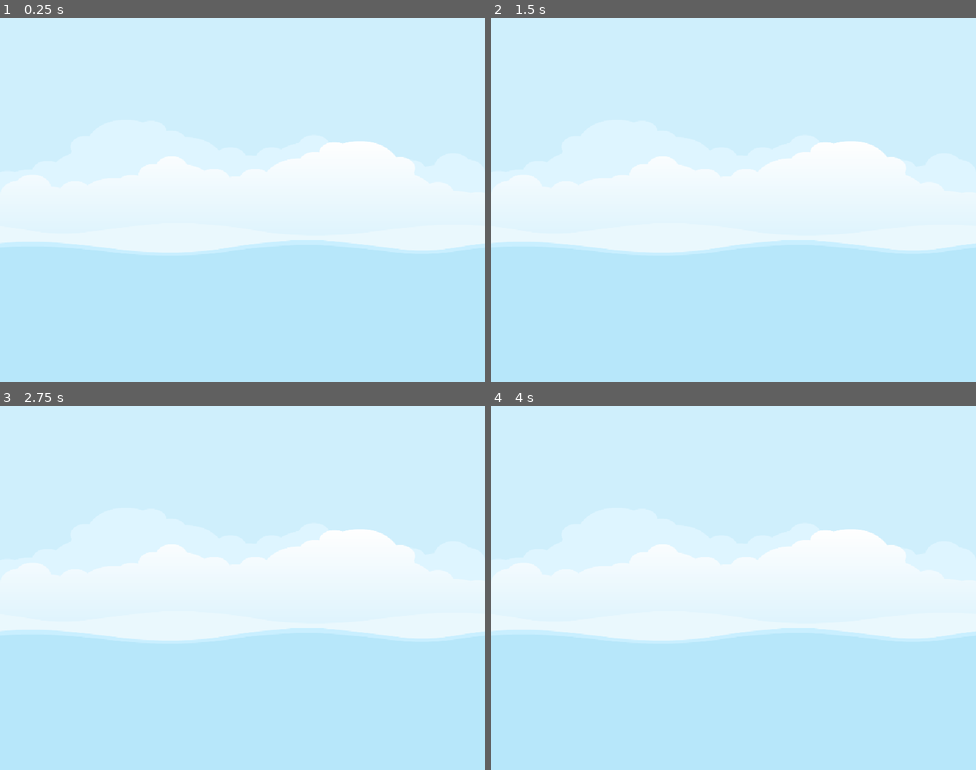
Above: before the commit, frames 1-4 (two rows, left to right).
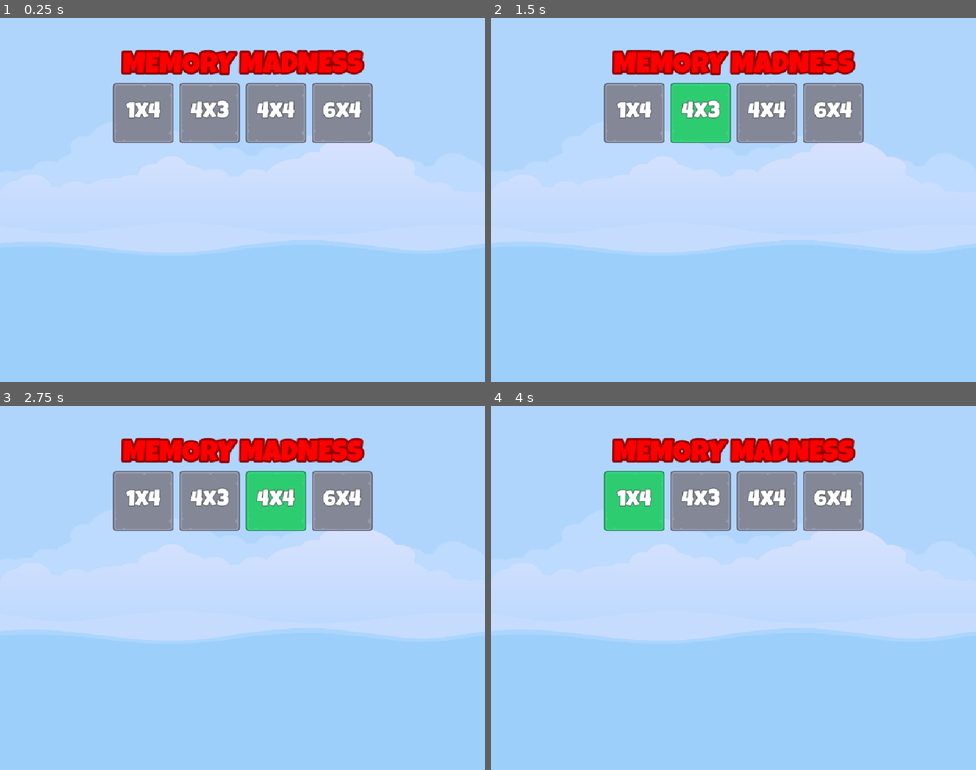
Above: after the commit, the same moments.

Repository: zserzzzz/memory--game
Game: Godot game, scene res://Scenes/Master/master.tscn
Two runs of this game, one before a commit and one after it. Both use one fixed random seed, a clock stepped at 60 frames per second and the inputs below.
Inputs (mouse positions are in pixels of both pictures, inside the frame that each line leads up to):
- Up to frame 1 (0.25 s): no input
- Up to frame 2 (1.5 s): click (631, 112) at 0.5 s, where only the run after the commit has a clickable "1x4"; click (699, 112) at 1.25 s, where only the run after the commit has a clickable "4x3"
- Up to frame 3 (2.75 s): click (276, 500) at 2 s, where only the run after the commit has a clickable "4x4"
- Up to frame 4 (4 s): click (835, 500) at 2.75 s, where only the run after the commit has a clickable "6x4"; click (631, 500) at 3.5 s, where only the run after the commit has a clickable "1x4"

The runs differ from the first frame. In frame 1, 100% of the frame differs, in the area x 0-100%, y 0-100%; in frame 2, 100%; in frame 3, 100%; in frame 4, 100%.

Commit message:
quick commit
some stuff

Diff:
--- a/Classes/LevelDataSelector.gd
+++ b/Classes/LevelDataSelector.gd
@@ -3,3 +3,7 @@
 class_name LevelDataSelector
 
 const LEVELS_DATA: LevelsDataResource = preload("res://Resources/levels_data.tres")
+
+
+static func get_level_setting(level: int) -> LevelSettingResource:
+	return LEVELS_DATA.get_level_data(level)
--- /dev/null
+++ b/Scenes/LevelButton/level_button.tscn
@@ -0,0 +1,51 @@
+[gd_scene load_steps=7 format=3 uid="uid://bvs2unqtpdgbq"]
+
+[ext_resource type="Texture2D" uid="uid://2o63k8msk1fd" path="res://assets/ui/level_select_frame_128.png" id="1_2b86x"]
+[ext_resource type="Texture2D" uid="uid://ba6mebh1ldavi" path="res://assets/ui/level_select_frame_hover_128.png" id="2_6j25p"]
+[ext_resource type="Texture2D" uid="uid://d126dgyhl84tt" path="res://assets/ui/level_select_frame_select_128.png" id="3_f7y0e"]
+[ext_resource type="Script" uid="uid://ljx4y1ltj7og" path="res://Scripts/LevelButton/level_button.gd" id="4_6j25p"]
+[ext_resource type="FontFile" uid="uid://byglf6x622oef" path="res://assets/fonts/LuckiestGuy-Regular.ttf" id="4_wwoil"]
+
+[sub_resource type="LabelSettings" id="LabelSettings_4dypi"]
+font = ExtResource("4_wwoil")
+font_size = 48
+outline_size = 4
+outline_color = Color(0.233925, 0.233925, 0.233925, 1)
+
+[node name="LevelButton" type="TextureButton"]
+anchors_preset = 8
+anchor_left = 0.5
+anchor_top = 0.5
+anchor_right = 0.5
+anchor_bottom = 0.5
+offset_left = -20.0
+offset_top = -20.0
+offset_right = 20.0
+offset_bottom = 20.0
+grow_horizontal = 2
+grow_vertical = 2
+button_mask = 7
+texture_normal = ExtResource("1_2b86x")
+texture_pressed = ExtResource("2_6j25p")
+texture_hover = ExtResource("3_f7y0e")
+script = ExtResource("4_6j25p")
+
+[node name="Label" type="Label" parent="."]
+layout_mode = 1
+anchors_preset = 8
+anchor_left = 0.5
+anchor_top = 0.5
+anchor_right = 0.5
+anchor_bottom = 0.5
+offset_left = -20.0
+offset_top = -11.5
+offset_right = 20.0
+offset_bottom = 11.5
+grow_horizontal = 2
+grow_vertical = 2
+text = "0x0"
+label_settings = SubResource("LabelSettings_4dypi")
+horizontal_alignment = 1
+vertical_alignment = 1
+
+[node name="AudioStreamPlayer" type="AudioStreamPlayer" parent="."]
--- /dev/null
+++ b/Scenes/Main/main.tscn
@@ -0,0 +1,71 @@
+[gd_scene load_steps=3 format=3 uid="uid://741hnf0mo338"]
+
+[ext_resource type="LabelSettings" uid="uid://eq8is8e1nxap" path="res://assets/Styles/red_big_shadow.tres" id="1_1r6ip"]
+[ext_resource type="PackedScene" uid="uid://bvs2unqtpdgbq" path="res://Scenes/LevelButton/level_button.tscn" id="2_lixft"]
+
+[node name="MAIN" type="Control"]
+layout_mode = 3
+anchors_preset = 15
+anchor_right = 1.0
+anchor_bottom = 1.0
+grow_horizontal = 2
+grow_vertical = 2
+
+[node name="ColorRect" type="ColorRect" parent="."]
+layout_mode = 1
+anchors_preset = 15
+anchor_right = 1.0
+anchor_bottom = 1.0
+grow_horizontal = 2
+grow_vertical = 2
+color = Color(0.141043, 0.37143, 1, 0.180392)
+
+[node name="VB" type="VBoxContainer" parent="."]
+layout_mode = 1
+anchors_preset = 15
+anchor_right = 1.0
+anchor_bottom = 1.0
+grow_horizontal = 2
+grow_vertical = 2
+
+[node name="Label" type="Label" parent="VB"]
+layout_mode = 2
+size_flags_horizontal = 4
+size_flags_vertical = 0
+text = "
+MEMORY MADNESS"
+label_settings = ExtResource("1_1r6ip")
+
+[node name="ButtonsHB" type="HBoxContainer" parent="VB"]
+layout_mode = 2
+size_flags_horizontal = 4
+size_flags_vertical = 4
+theme_override_constants/separation = 12
+
+[node name="LevelButton" parent="VB/ButtonsHB" instance=ExtResource("2_lixft")]
+layout_mode = 2
+size_flags_horizontal = 4
+size_flags_vertical = 0
+
+[node name="LevelButton2" parent="VB/ButtonsHB" instance=ExtResource("2_lixft")]
+layout_mode = 2
+size_flags_horizontal = 4
+size_flags_vertical = 0
+level_number = 2
+
+[node name="LevelButton3" parent="VB/ButtonsHB" instance=ExtResource("2_lixft")]
+layout_mode = 2
+size_flags_horizontal = 4
+size_flags_vertical = 0
+level_number = 3
+
+[node name="LevelButton4" parent="VB/ButtonsHB" instance=ExtResource("2_lixft")]
+layout_mode = 2
+size_flags_horizontal = 4
+size_flags_vertical = 0
+level_number = 4
+
+[node name="SpritesHB" type="HBoxContainer" parent="VB"]
+layout_mode = 2
+size_flags_horizontal = 4
+size_flags_vertical = 4
--- a/Scenes/Master/master.tscn
+++ b/Scenes/Master/master.tscn
@@ -1,6 +1,8 @@
-[gd_scene load_steps=2 format=3 uid="uid://cpbp42f64vj76"]
+[gd_scene load_steps=4 format=3 uid="uid://cpbp42f64vj76"]
 
 [ext_resource type="Texture2D" uid="uid://c1y4g2gdrvnyp" path="res://assets/images/backgroundEmpty.png" id="1_w1n7p"]
+[ext_resource type="AudioStream" uid="uid://x7iychib6aj5" path="res://assets/sounds/bgm_action_3.mp3" id="2_a4gx0"]
+[ext_resource type="PackedScene" uid="uid://741hnf0mo338" path="res://Scenes/Main/main.tscn" id="3_vq23j"]
 
 [node name="Master" type="Control"]
 layout_mode = 3
@@ -21,3 +23,9 @@
 expand_mode = 1
 
 [node name="Music" type="AudioStreamPlayer" parent="."]
+stream = ExtResource("2_a4gx0")
+volume_db = -8.845
+autoplay = true
+
+[node name="MAIN" parent="." instance=ExtResource("3_vq23j")]
+layout_mode = 1
--- /dev/null
+++ b/Scripts/LevelButton/level_button.gd
@@ -0,0 +1,17 @@
+extends TextureButton
+
+
+@export var level_number: int = 1
+@onready var label: Label = $Label
+
+# Called when the node enters the scene tree for the first time.
+func _ready() -> void:
+	var ls: LevelSettingResource = LevelDataSelector.get_level_setting(level_number)
+	if ls == null:
+		queue_free()
+	else:
+		label.text = "%dx%d" % [ls._get_cols(),ls._get_rows()]
+
+# Called every frame. 'delta' is the elapsed time since the previous frame.
+func _process(delta: float) -> void:
+	pass
--- /dev/null
+++ b/assets/Styles/red_big_shadow.tres
@@ -0,0 +1,12 @@
+[gd_resource type="LabelSettings" load_steps=2 format=3 uid="uid://eq8is8e1nxap"]
+
+[ext_resource type="FontFile" uid="uid://byglf6x622oef" path="res://assets/fonts/LuckiestGuy-Regular.ttf" id="1_7kj6u"]
+
+[resource]
+line_spacing = 8.14
+font = ExtResource("1_7kj6u")
+font_size = 61
+font_color = Color(1, 0, 0, 1)
+outline_size = 17
+outline_color = Color(0.559523, 1.27546e-06, 3.36915e-07, 1)
+shadow_size = 256
Not shown, added: Scripts/LevelButton/level_button.gd.uid
